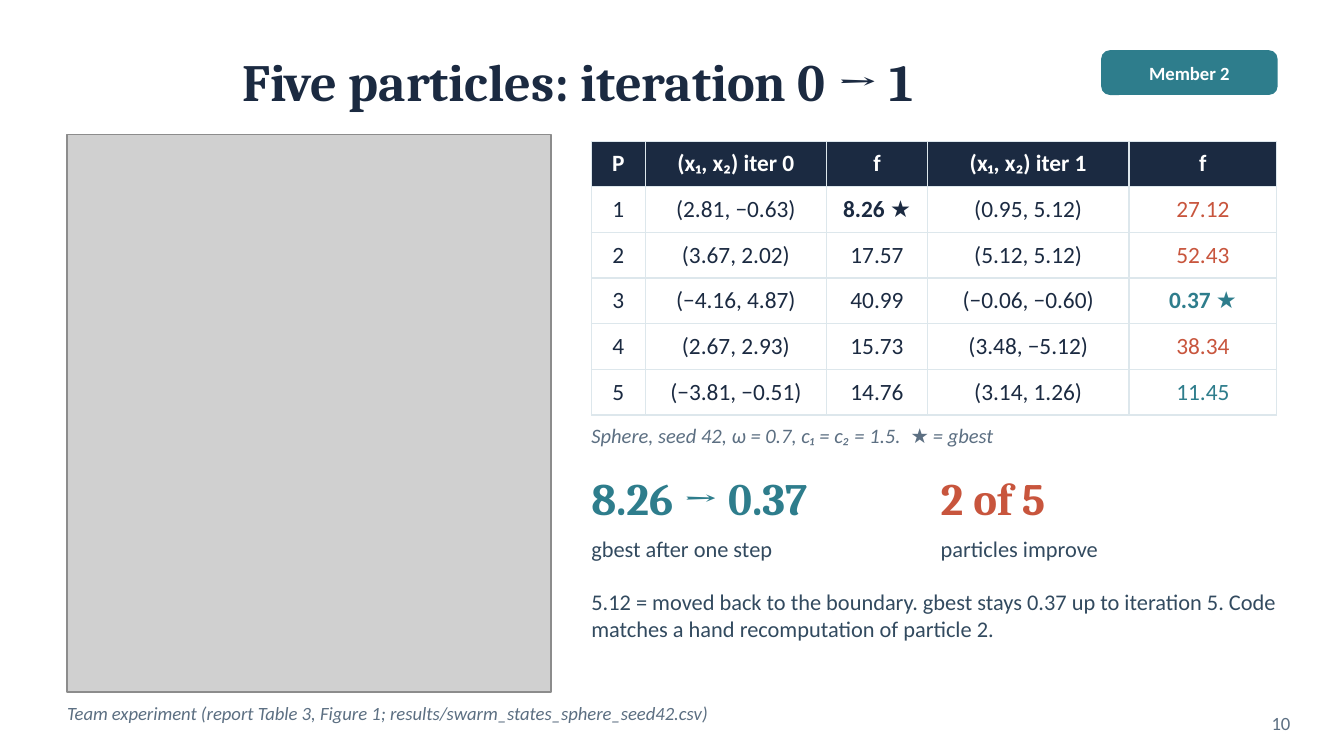
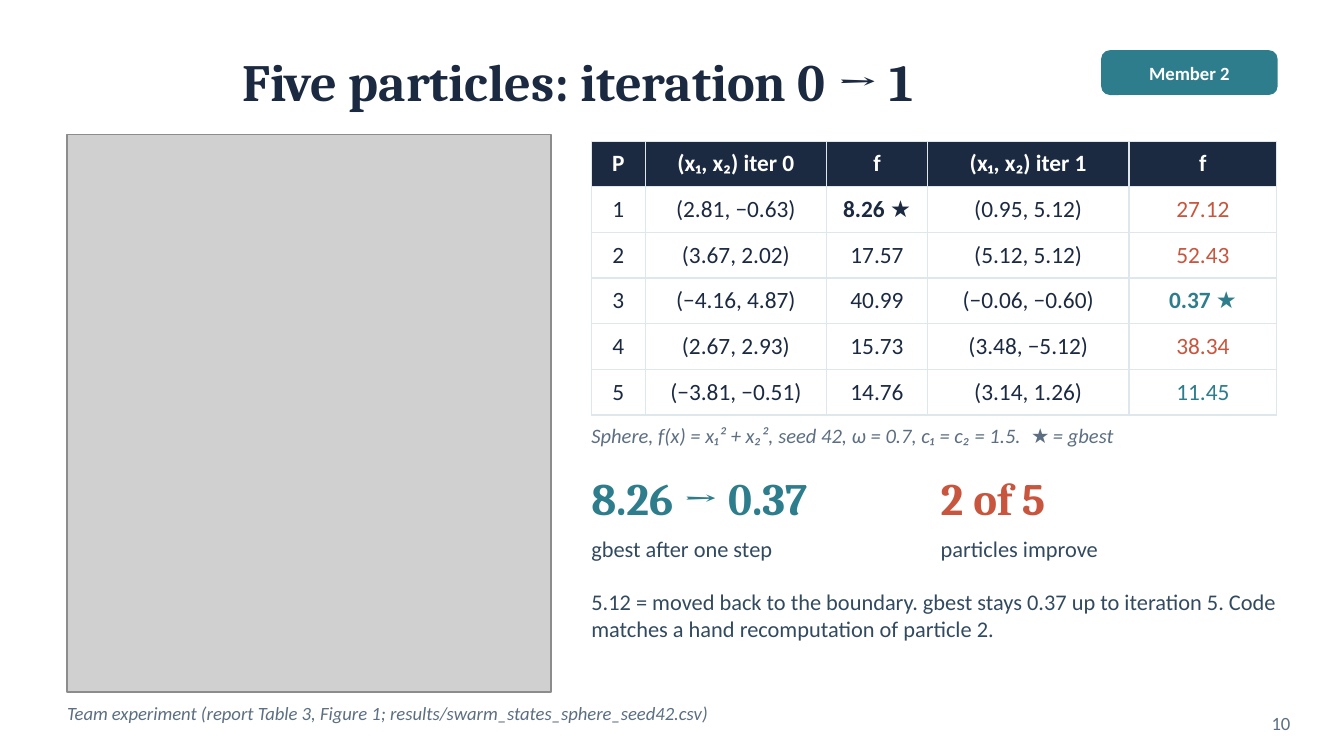
Before and after one commit to huynhhuuphucminh/Seminar-AI, a slide deck: slide 10 of slides/Slide_Seminar_PSO.pptx. Drawn at 1344x756 pixels with LibreOffice and Linux fonts; fonts in the diff are those of the drawing; grey boxes stand for pictures. Boxes give left, top, right and bottom in pixels: in the first picture for what was removed or moved away, otherwise in the second. Text is boxed around its words. In the diff, an @@ line names an element or a change of style, - is before the commit and + after.

```diff
--- a/slides/Slide_Seminar_PSO.pptx
+++ b/slides/Slide_Seminar_PSO.pptx
@@ text at <box>591,427,1114,447</box>: text changed @@
-Sphere, seed 42, ω = 0.7, c₁ = c₂ = 1.5. ★ = gbest
+Sphere, f(x) = x₁² + x₂², seed 42, ω = 0.7, c₁ = c₂ = 1.5. ★ = gbest
```
Also in this commit, not shown: 2 other slides changed, 3 other files.
